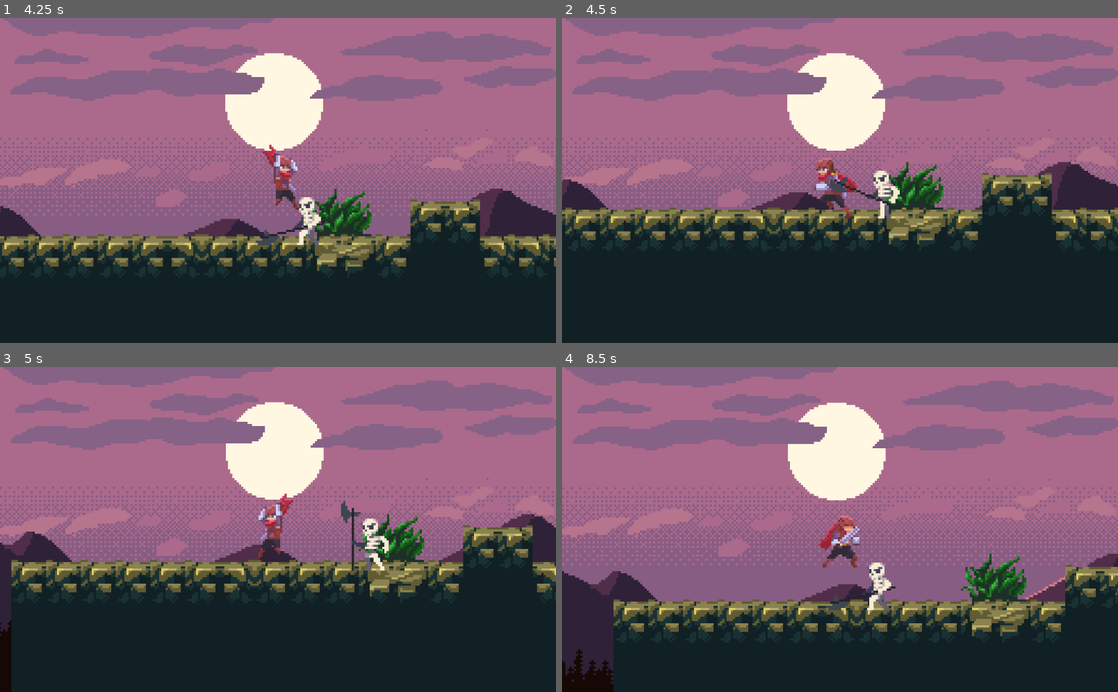
Above: before the commit, frames 1-4 (two rows, left to right).
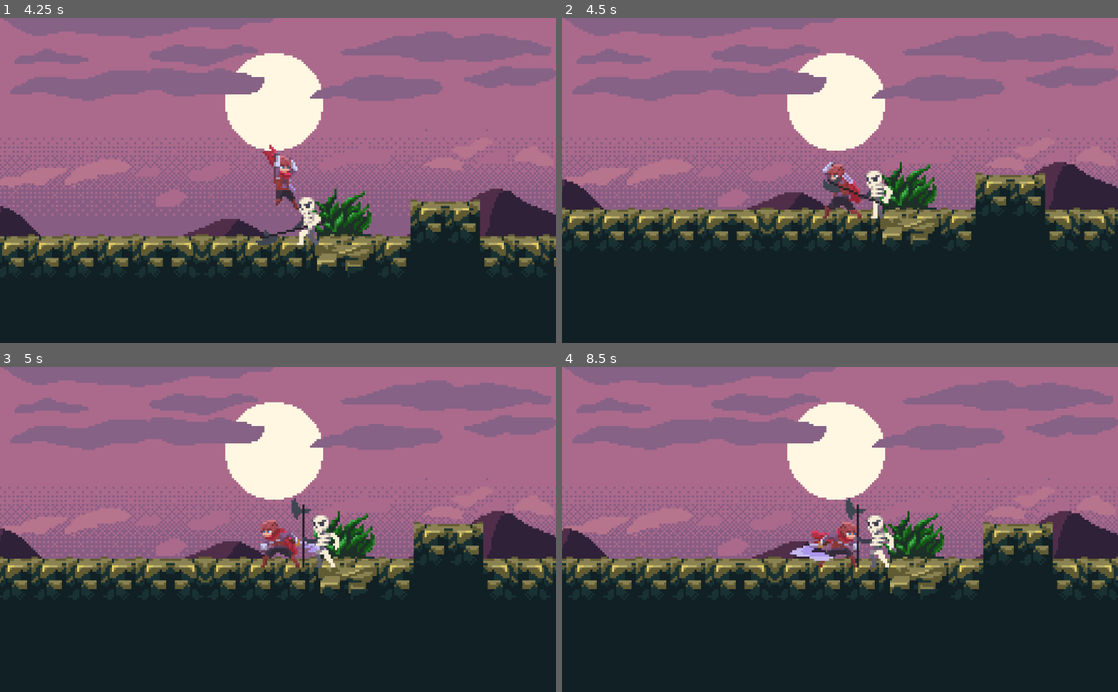
Above: after the commit, the same moments.

Repository: emanu-dev/godot-platform-prototype
Game: Godot game, scene res://Sandbox.tscn
Two runs of this game, one before a commit and one after it. Both use one fixed random seed, a clock stepped at 60 frames per second and the inputs below.
Inputs:
- Up to frame 1 (4.25 s): hold Z (attack) 0.53-1.28 s; hold Right (ui_right) 0.53-2.03 s; tap Space (jump) at 0.77, 1.52, 3.02, 3.77 s; tap Z (attack) at 1.35, 2.85 s; hold Left (ui_left) 2.03-2.78 s; hold Z (attack) 2.03-2.78 s; hold Right (ui_right) from 2.78 s (still down); hold Z (attack) from 3.53 s (still down)
- Up to frame 2 (4.5 s): release Right (ui_right) at 4.28 s; release Z (attack) at 4.28 s; hold Left (ui_left) from 4.28 s (still down); tap Z (attack) at 4.35 s
- Up to frame 3 (5 s): keep holding Left (ui_left); tap Space (jump) at 4.52 s
- Up to frame 4 (8.5 s): release Left (ui_left) at 5.03 s; hold Right (ui_right) 5.03-5.78 s; hold Z (attack) 5.03-5.78 s; hold Left (ui_left) 5.78-7.28 s; tap Z (attack) at 5.85, 7.35 s; tap Space (jump) at 6.02, 6.77, 7.52 s; hold Z (attack) 6.53-7.28 s; hold Right (ui_right) from 7.28 s (still down); hold Z (attack) from 8.03 s (still down)

Frame 1 is identical in both runs. In frame 2, 7.6% of the frame differs, in the area x 0-100%, y 42-70%; in frame 3, 15%; in frame 4, 27%, in the area x 0-100%, y 0-100%.

Commit message:
Fix animation finished flag

Diff:
--- a/PlayerSignals.gd
+++ b/PlayerSignals.gd
@@ -15,5 +15,4 @@
 	animFinished = true
 
 func _on_playerAnimator_animation_started(anim_name):
-	#animFinished = false
-	pass
+	animFinished = false
